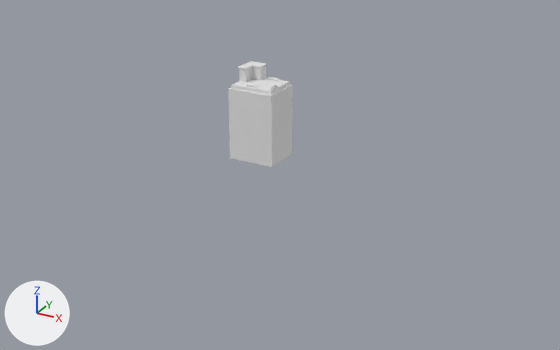
The FBX model Assets/MODELOS/FBX_Exports/ENVIORMENT/Edificio.fbx, before and after one commit.
Rendered twice from a 50 mm lens placed at (52.9, -90.6, 42.9), pointed at (8.2, -9.2, 2.2). The lights are fixed; the arrows at lower left show +X, +Y and +Z. The first picture is the older version. Where no turn or scale is listed for an object, it has been applied to the vertices.
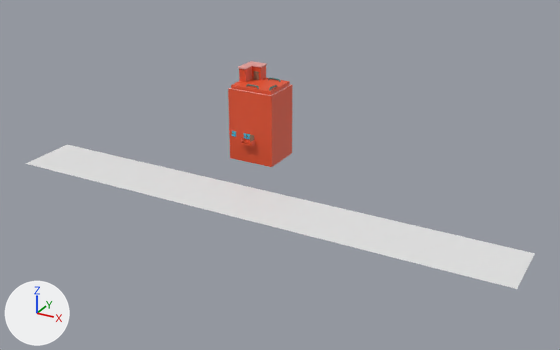
Where the change shows, as pixel boxes (x1, y1, x2, y2) in the pictures (560 x 350 px):
'Plane', added: after (26, 145, 535, 289)
'Cube.002', added: after (240, 133, 255, 146)
part 1 of me_cube_001, recoloured (darker): (231, 66, 290, 95) in both
part 2 of me_cube_001, recoloured (darker): (228, 85, 293, 167) in both
part 3 of me_cube_001, recoloured: (238, 61, 267, 69) in both
part 4 of me_cube_001, recoloured: before (246, 77, 281, 91); after (246, 78, 281, 91)
part 5 of me_cube_001, recoloured: (254, 71, 259, 80) in both

The change, as a list of edits to the scene's bpy script:
```text
Add mat_edificio_mat:
    mat_edificio_mat = principled_material('Edificio_MAT')
    mat_edificio_mat.base_color = (0.8, 0.0885, 0.0285)  # orange #e7542f
Add mat_material_005:
    mat_material_005 = principled_material('Material.005')
    mat_material_005.base_color = (0.8, 0.345, 0.319)  # pink #e79f99
Add mat_material_003:
    mat_material_003 = principled_material('Material.003')
    mat_material_003.base_color = (0.288, 0.162, 0.105)  # brown #92705b
Add mat_material_002:
    mat_material_002 = principled_material('Material.002')
    mat_material_002.base_color = (0.0269, 0.198, 0.184)  # dark cyan #2e7b77
Add mat_material_004:
    mat_material_004 = principled_material('Material.004')
    mat_material_004.base_color = (0.0345, 0.555, 0.8)  # cyan #34c4e7
Change me_cube_001:
    where me_cube_001.from_pydata(...)  # 244 vertices, 202 faces; spans x -3.46..3.46, y -3.02..3.02, z 0.0..12.98
    used by ob_cube_001; location = (0.0, 0.0, 0.0)
    me_cube_001 part 1: 16 of the faces centred in x -3.14..3.14, y -2.71..2.72, z 10.7..11.89 switch from mat_material_001 (white #e7e7e7) to mat_edificio_mat (orange #e7542f)
    me_cube_001 part 2: 5 of the faces centred in x -3.46..3.46, y -3.02..3.02, z 0.0..5.22 switch from mat_material_001 (white #e7e7e7) to mat_edificio_mat (orange #e7542f)
    me_cube_001 part 3: all 27 faces centred in x -3.28..-0.53, y -0.68..2.87, z 12.84..12.98 switch from mat_material_001 (white #e7e7e7) to mat_material_005 (pink #e79f99)
    me_cube_001 part 4: all 144 faces centred in x -0.94..2.92, y -2.32..2.13, z 11.02..11.38 switch from mat_material_001 (white #e7e7e7) to mat_material_002 (dark cyan #2e7b77)
    me_cube_001 part 5: 6 of the faces centred in x -1.79..-0.97, y 1.1..1.18, z 10.95..12.17 switch from mat_material_001 (white #e7e7e7) to mat_material_003 (brown #92705b)
Add me_plane:
    me_plane.from_pydata([(-22.6, -4.2, 0.0), (46.5, -4.2, 0.0), (-22.6, 4.2, 0.0), (46.5, 4.2, 0.0)], [], [(0, 1, 3, 2)])
Add me_cube_002:
    me_cube_002.from_pydata(...)  # 96 vertices, 86 faces; spans x -0.72..1.25, y -0.89..-0.05, z -0.83..0.57
    # faces by material slot: [28, 28, 30]
    me_cube_002.materials.append(mat_edificio_mat)  # orange #e7542f
    me_cube_002.materials.append(mat_material_003)  # brown #92705b
    me_cube_002.materials.append(mat_material_004)  # cyan #34c4e7
Add ob_plane:
    ob_plane = bpy.data.objects.new('Plane', me_plane)
    ob_plane.location = (-5.31, -14.5, 0.0)
Add ob_cube_002:
    ob_cube_002 = bpy.data.objects.new('Cube.002', me_cube_002)
    ob_cube_002.location = (-0.48, -2.94, 3.72)
```
